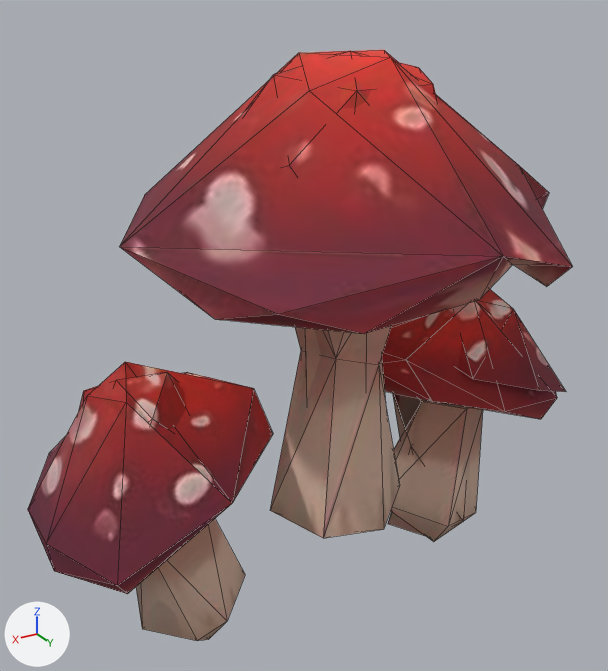
The glTF model veylan/assets/decor/v-amanites-semis.glb, before and after one commit.
Both versions are drawn from a camera (50 mm lens) standing at (1.38, 2.04, 2.05) and looking at (0.11, -0.08, 0.99). The lights are fixed; the arrows at lower left show +X, +Y and +Z. The older version comes first. Mesh edges are drawn as thin lines. Vertices at exactly the same position are counted once.

In view in the first picture: 'v-amanites-semis'.
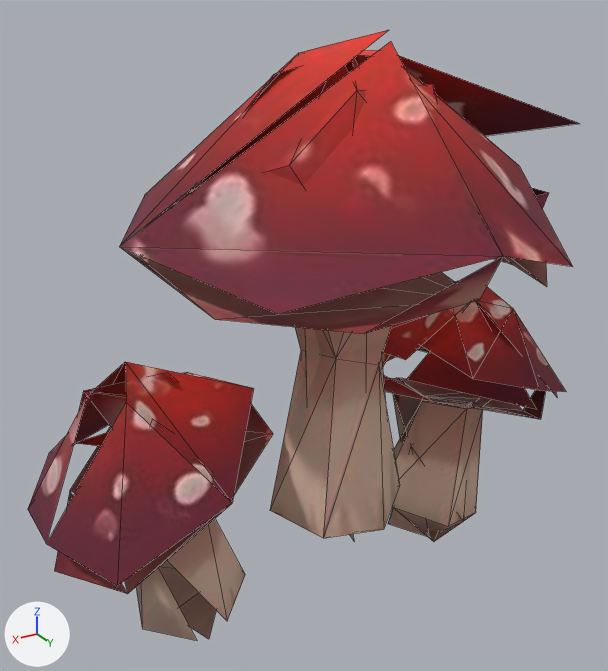
Changed parts and their boxes (x1, y1, x2, y2) in the pictures (608 x 671 px):
```json
{"object": "v-amanites-semis", "change": "reshaped", "before": [28, 50, 573, 641], "after": [28, 30, 579, 641]}
{"part": 1, "of": "me_v_amanites_semis", "change": "cut back", "before": [28, 50, 573, 641], "after": [76, 30, 579, 594]}
```

The change, as JSON lines over the scene's bpy script:
```json
{"block": "me_v_amanites_semis", "where": "# used by ob_v_amanites_semis; location = (0.0, 0.0, 0.0)"}
{"op": "remove", "block": "me_v_amanites_semis", "code": "me_v_amanites_semis.from_pydata(...)  # 176 vertices, 314 faces; spans x -1.0..1.0, y -0.69..0.69, z 0.0..1.86"}
{"op": "add", "block": "me_v_amanites_semis", "code": "me_v_amanites_semis.from_pydata(...)  # 186 vertices, 200 faces; spans x -1.0..1.0, y -0.69..0.69, z 0.0..1.92"}
{"block": "me_v_amanites_semis", "change": "me_v_amanites_semis part 1"}
{"block": "me_v_amanites_semis", "change": "7 vertices are removed from x -0.59..0.73, y -0.59..0.21, z 0.6..1.81"}
{"block": "me_v_amanites_semis", "change": "132 faces are deleted"}
{"block": "me_v_amanites_semis", "change": "20 vertices are added at x -0.77..0.84, y -0.59..0.18, z 0.32..1.92"}
{"block": "me_v_amanites_semis", "change": "19 new faces join them"}
{"block": "me_v_amanites_semis", "change": "other edits to the shape of me_v_amanites_semis do not show in these pictures"}
```
